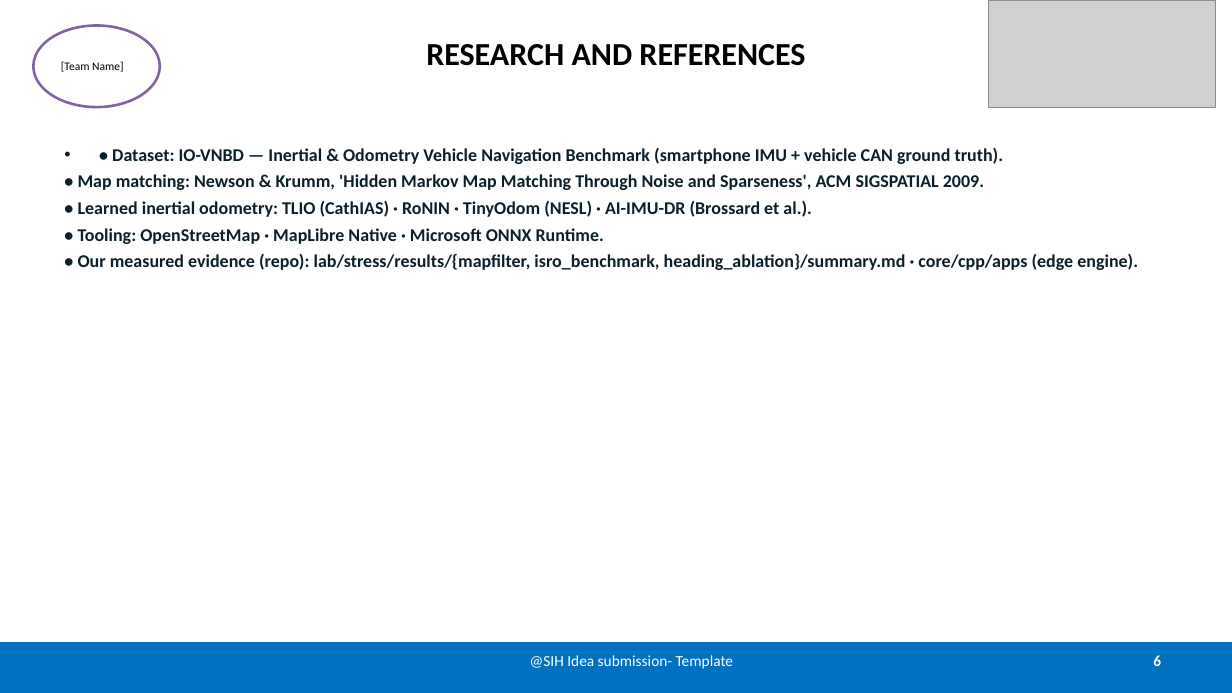
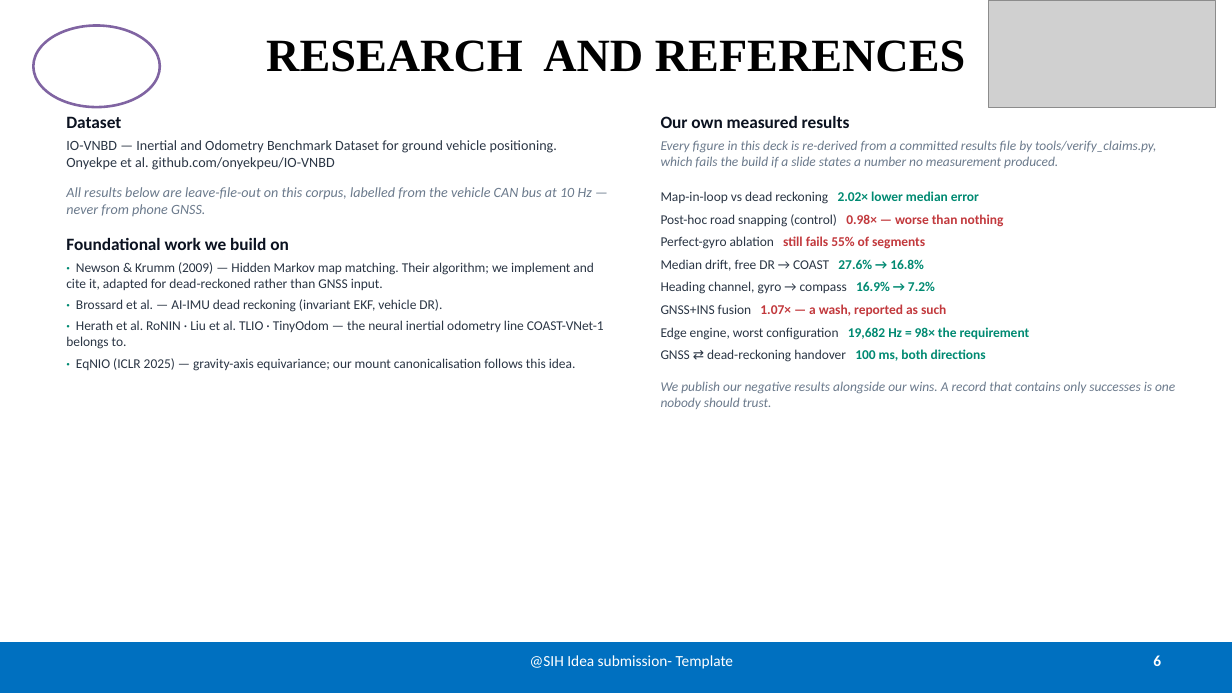
Before and after one commit to dhruva137/coast-, a slide deck: slide 6 of final_demo_pitch/ppt_assets/COAST_SIH2026_IDEA.pptx. Drawn at 1232x693 pixels with LibreOffice and Linux fonts; fonts in the diff are those of the drawing; grey boxes stand for pictures. Boxes give left, top, right and bottom in pixels: in the first picture for what was removed or moved away, otherwise in the second. Text is boxed around its words. In the diff, an @@ line names an element or a change of style, - is before the commit and + after.

```diff
--- a/final_demo_pitch/ppt_assets/COAST_SIH2026_IDEA.pptx
+++ b/final_demo_pitch/ppt_assets/COAST_SIH2026_IDEA.pptx
@@ title "RESEARCH AND REFERENCES" at bbox=[266, 40, 965, 72]: size 25 to 36 pt, font Calibri to Times New Roman @@
@@ text in ellipse at bbox=[61, 61, 124, 72]: text removed @@
-[Team Name]
@@ text at bbox=[66, 116, 604, 371]: text changed; size 14 to 10.5 pt; text colour #0B1F2A to #2B3645; bold off @@
-• • Dataset: IO-VNBD — Inertial & Odometry Vehicle Navigation Benchmark (smartphone IMU + vehicle CAN ground truth).
-• Map matching: Newson & Krumm, 'Hidden Markov Map Matching Through Noise and Sparseness', ACM SIGSPATIAL 2009.
-• Learned inertial odometry: TLIO (CathIAS) · RoNIN · TinyOdom (NESL) · AI-IMU-DR (Brossard et al.).
-• Tooling: OpenStreetMap · MapLibre Native · Microsoft ONNX Runtime.
-• Our measured evidence (repo): lab/stress/results/{mapfilter, isro_benchmark, heading_ablation}/summary.md · core/cpp/apps (edge engine).
+Dataset
+IO-VNBD — Inertial and Odometry Benchmark Dataset for ground vehicle positioning. Onyekpe et al. github.com/onyekpeu/IO-VNBD
+All results below are leave-file-out on this corpus, labelled from the vehicle CAN bus at 10 Hz — never from phone GNSS.
+Foundational work we build on
+· Newson & Krumm (2009) — Hidden Markov map matching. Their algorithm; we implement and cite it, adapted for dead-reckoned rather than GNSS input.
+· Brossard et al. — AI-IMU dead reckoning (invariant EKF, vehicle DR).
+· Herath et al. RoNIN · Liu et al. TLIO · TinyOdom — the neural inertial odometry line COAST-VNet-1 belongs to.
+· EqNIO (ICLR 2025) — gravity-axis equivariance; our mount canonicalisation follows this idea.
@@ text added at bbox=[661, 116, 1175, 409], 10.5 pt, text #6B7A8C @@
+Our own measured results
+Every figure in this deck is re-derived from a committed results file by tools/verify_claims.py, which fails the build if a slide states a number no measurement produced.
+Map-in-loop vs dead reckoning 2.02× lower median error
+Post-hoc road snapping (control) 0.98× — worse than nothing
+Perfect-gyro ablation still fails 55% of segments
+Median drift, free DR → COAST 27.6% → 16.8%
+Heading channel, gyro → compass 16.9% → 7.2%
+GNSS+INS fusion 1.07× — a wash, reported as such
+Edge engine, worst configuration 19,682 Hz = 98× the requirement
+GNSS ⇄ dead-reckoning handover 100 ms, both directions
+We publish our negative results alongside our wins. A record that contains only successes is one nobody should trust.
```
Also in this commit, not shown: 5 other slides changed, 7 other files.
